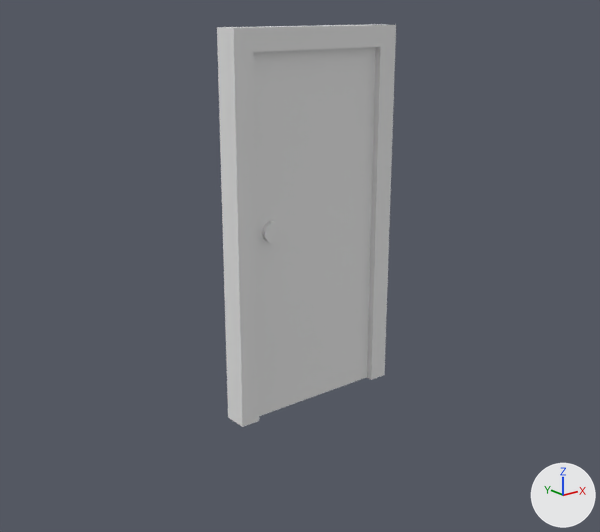
Renders of the Blender file game/door.blend from each side of a commit.
The view is the same before and after, from a 50 mm camera at (1.26, -4.54, 2.91) aimed at (4.26, -0.8, 1.41). The axes (+X, +Y, +Z) are drawn at lower right. The lights are the same throughout. The first picture is the older version.

The older version as bpy lines, for what is in view:
```python
me_cylinder = bpy.data.meshes.new('Cylinder')
me_cylinder.from_pydata(...)  # 104 vertices, 40 faces, 32 loose edges; spans x -16.4..20.3, y -2.1..38.9, z -20.1..19.9
me_cylinder_002 = bpy.data.meshes.new('Cylinder.002')
me_cylinder_002.from_pydata(...)  # a box spanning x -15.0..20.0, y -3.4..-1.4, z -1.9..1.1
me_cylinder_003 = bpy.data.meshes.new('Cylinder.003')
me_cylinder_003.from_pydata(...)  # a box spanning x -15.0..20.0, y 13.6..15.6, z -1.9..1.1
me_cylinder_004 = bpy.data.meshes.new('Cylinder.004')
me_cylinder_004.from_pydata(...)  # a box spanning x -17.0..-15.0, y -3.4..15.6, z -1.9..1.1
ob_cylinder = bpy.data.objects.new('Cylinder', me_cylinder)
ob_cylinder.location = (3.953, -0.898, 1.699)
ob_cylinder.rotation_euler = (0.0, 1.571, 1.571)  # degrees (0, 90, 90)
ob_cylinder.scale = (0.06, -0.06, -0.05)
ob_cylinder_002 = bpy.data.objects.new('Cylinder.002', me_cylinder_002)
ob_cylinder_002.location = (3.908, -0.905, 1.781)
ob_cylinder_002.rotation_euler = (0.0, 1.571, 1.571)  # degrees (0, 90, 90)
ob_cylinder_002.scale = (0.06, -0.06, -0.05)
ob_cylinder_003 = bpy.data.objects.new('Cylinder.003', me_cylinder_003)
ob_cylinder_003.location = (3.908, -0.905, 1.781)
ob_cylinder_003.rotation_euler = (0.0, 1.571, 1.571)  # degrees (0, 90, 90)
ob_cylinder_003.scale = (0.06, -0.06, -0.05)
ob_cylinder_004 = bpy.data.objects.new('Cylinder.004', me_cylinder_004)
ob_cylinder_004.location = (3.908, -0.905, 1.781)
ob_cylinder_004.rotation_euler = (0.0, 1.571, 1.571)  # degrees (0, 90, 90)
ob_cylinder_004.scale = (0.06, -0.06, -0.05)
```
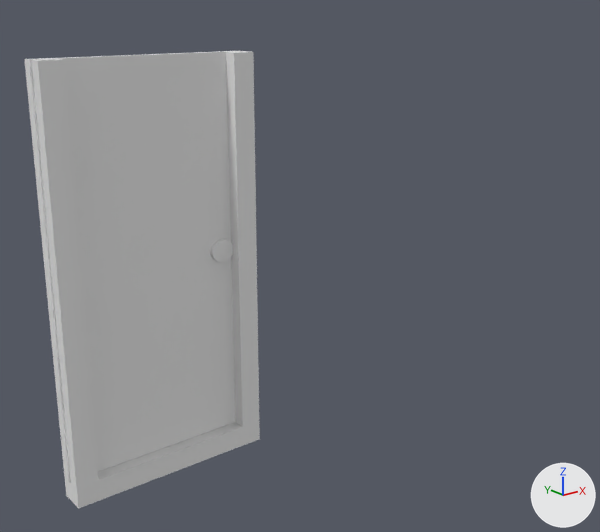
The newer file is also turned or shifted as a whole; pictures and numbers use the older file's frame.

The change, as JSON lines over the scene's bpy script:
```json
{"block": "me_cylinder_002", "where": "# used by ob_cylinder_002; location = (3.908, -0.905, 1.781); rotation_euler = (0.0, 1.571, 1.571), in degrees (0, 90, 90); scale = (0.06, -0.06, -0.05)"}
{"op": "remove", "block": "me_cylinder_002", "code": "me_cylinder_002.from_pydata(...)  # 8 vertices, 6 faces; spans x -15.0..20.0, y -3.4..-1.4, z -1.9..1.1"}
{"op": "add", "block": "me_cylinder_002", "code": "me_cylinder_002.from_pydata(...)  # 24 vertices, 18 faces; spans x -15.0..22.0, y -20.4..-1.4, z -1.9..1.1"}
{"block": "me_cylinder_002", "change": "me_cylinder_002 part 1: a new loose piece, a box spanning x -15.0..20.0, y -20.4..-18.4, z -1.9..1.1"}
{"block": "me_cylinder_002", "change": "me_cylinder_002 part 2: a new loose piece, a box spanning x 20.0..22.0, y -20.4..-1.4, z -1.9..1.1"}
{"op": "add", "block": "me_cylinder_001", "code": ["me_cylinder_001 = bpy.data.meshes.new('Cylinder.001')", "me_cylinder_001.from_pydata(...)  # 72 vertices, 40 faces; spans x -16.4..18.6, y -2.1..12.9, z -1.0..1.0"]}
{"op": "remove", "block": "ob_cylinder", "code": ["ob_cylinder = bpy.data.objects.new('Cylinder', me_cylinder)", "ob_cylinder.location = (3.953, -0.898, 1.699)", "ob_cylinder.rotation_euler = (0.0, 1.571, 1.571)  # degrees (0, 90, 90)", "ob_cylinder.scale = (0.06, -0.06, -0.05)"]}
{"op": "remove", "block": "ob_cylinder_003", "code": ["ob_cylinder_003 = bpy.data.objects.new('Cylinder.003', me_cylinder_003)", "ob_cylinder_003.location = (3.908, -0.905, 1.781)", "ob_cylinder_003.rotation_euler = (0.0, 1.571, 1.571)  # degrees (0, 90, 90)", "ob_cylinder_003.scale = (0.06, -0.06, -0.05)"]}
{"op": "remove", "block": "ob_cylinder_004", "code": ["ob_cylinder_004 = bpy.data.objects.new('Cylinder.004', me_cylinder_004)", "ob_cylinder_004.location = (3.908, -0.905, 1.781)", "ob_cylinder_004.rotation_euler = (0.0, 1.571, 1.571)  # degrees (0, 90, 90)", "ob_cylinder_004.scale = (0.06, -0.06, -0.05)"]}
{"op": "add", "block": "ob_cylinder_001", "code": ["ob_cylinder_001 = bpy.data.objects.new('Cylinder.001', me_cylinder_001)", "ob_cylinder_001.location = (2.823, -0.862, 1.565)", "ob_cylinder_001.rotation_euler = (-1.57, -1.571, 0.0)  # degrees (-90, -90, 0)", "ob_cylinder_001.scale = (0.06, 0.07, 0.05)"]}
```

Location of each change, (x1, y1, x2, y2) in pixels of the pictures (600 x 532 px):
```json
{"object": "Cylinder.001", "change": "added", "after": [25, 51, 235, 482]}
{"object": "Cylinder", "change": "deleted", "before": [253, 47, 376, 416]}
{"object": "Cylinder.002", "change": "reshaped", "before": [218, 52, 259, 427], "after": [24, 51, 260, 509], "on screen": "464% wider, 22% taller"}
{"object": "Cylinder.003", "change": "deleted", "before": [366, 46, 395, 380]}
{"object": "Cylinder.004", "change": "deleted", "before": [217, 24, 396, 53]}
{"part": 1, "of": "me_cylinder_002", "change": "added", "after": [24, 58, 99, 488]}
{"part": 2, "of": "me_cylinder_002", "change": "added", "after": [64, 421, 260, 509]}
```
